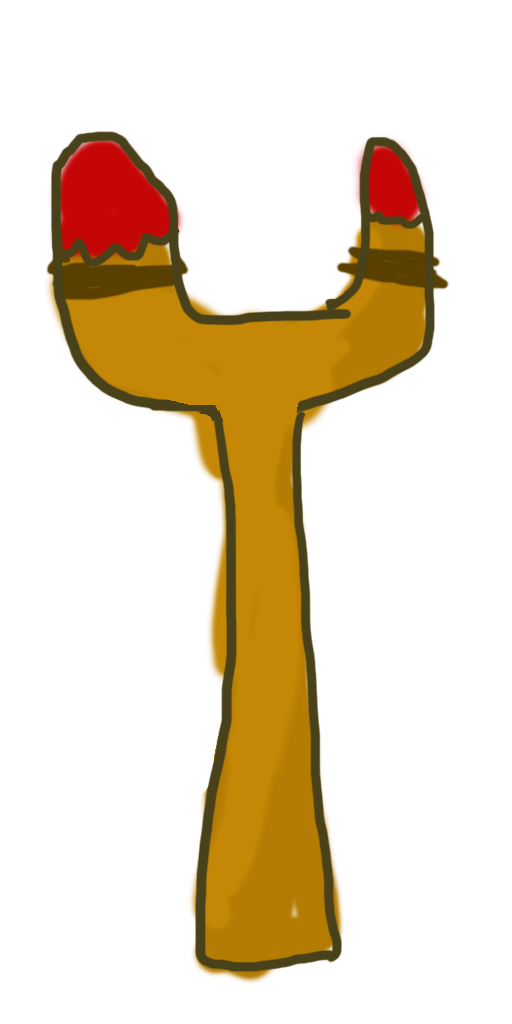
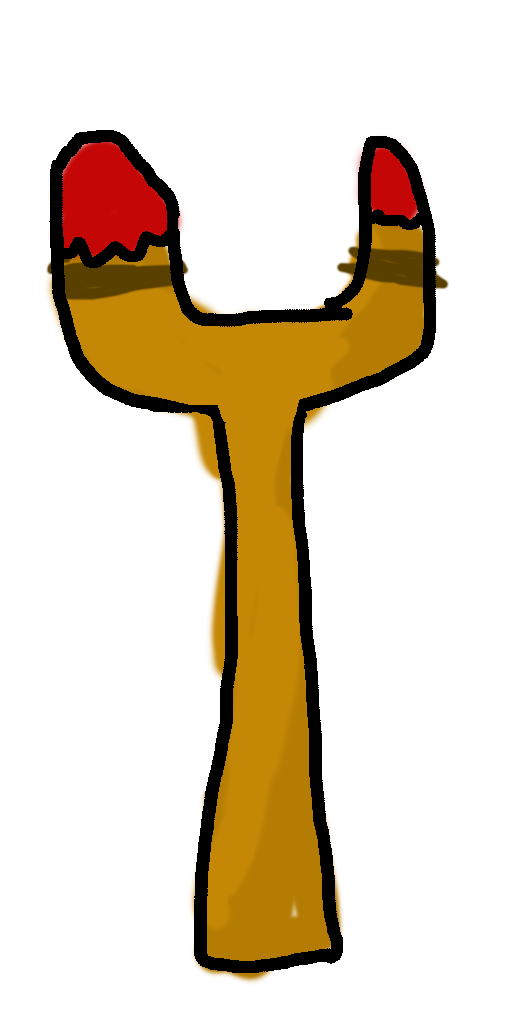
The second 512 x 1024 image is a revision of the first. Changes to its layers:
painted on "Layer 1" over [49, 130, 436, 973]
